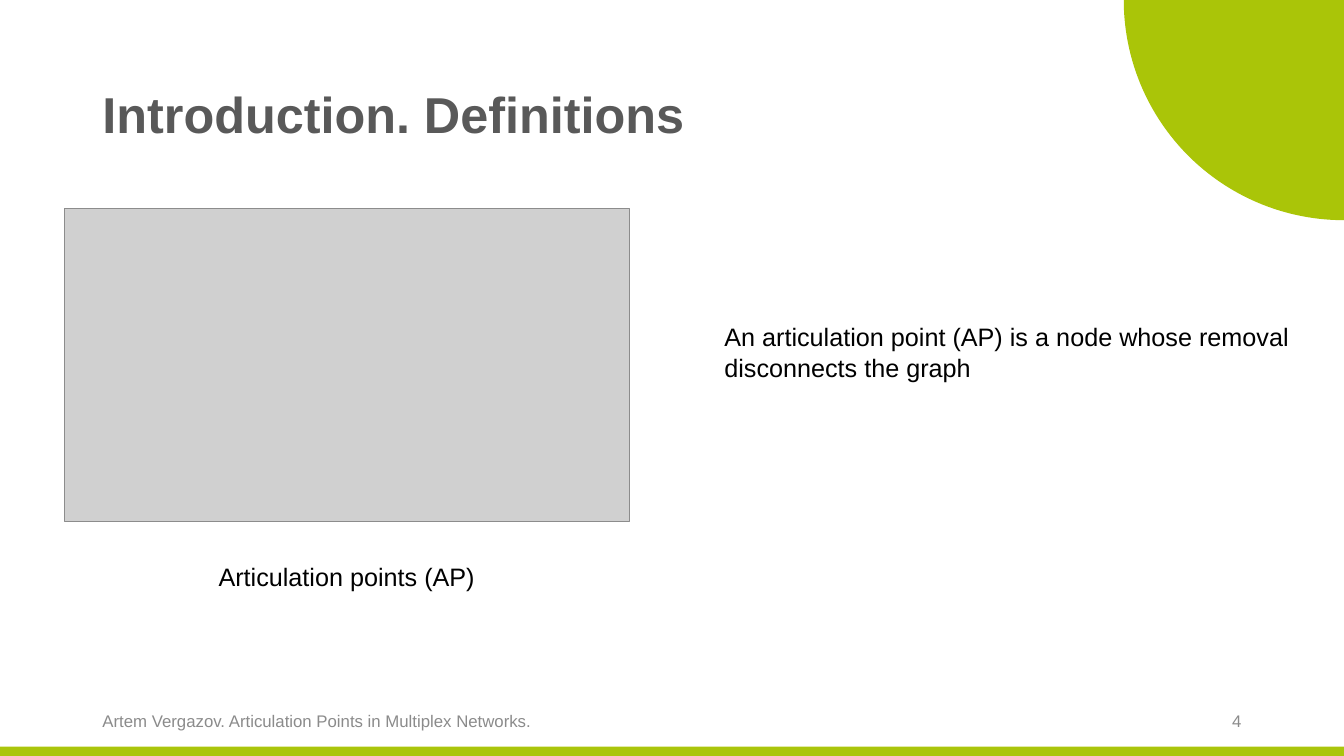
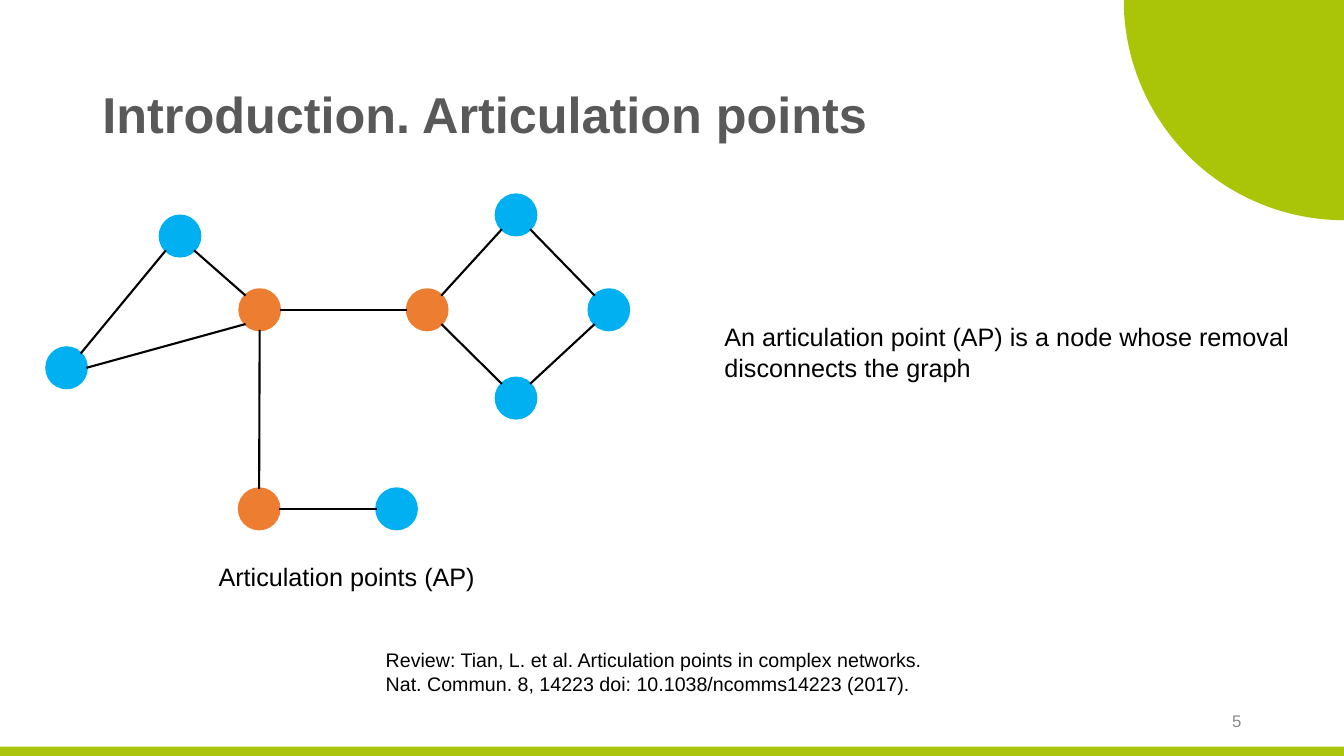
Before and after one commit to ArtemVergazov/ap_in_multiplex_networks, a slide deck: slide 5 of msc_predefense_template/Artem_Vergazov_predefense_April.pptx (slide 4 before the commit). Drawn at 1344x756 pixels with LibreOffice and Linux fonts; fonts in the diff are those of the drawing; grey boxes stand for pictures; background and template pictures are left out. Boxes give left, top, right and bottom in pixels: in the first picture for what was removed or moved away, otherwise in the second. Text is boxed around its words. In the diff, an @@ line names an element or a change of style, - is before the commit and + after.

```diff
--- a/msc_predefense_template/Artem_Vergazov_predefense_April.pptx
+++ b/msc_predefense_template/Artem_Vergazov_predefense_April.pptx
@@ title at <box>102,96,867,143</box>: text changed @@
-Introduction. Definitions
+Introduction. Articulation points
@@ picture removed at <box>65,209,630,521</box> @@
@@ ellipse added at <box>496,195,536,235</box>, fill #00B0F0, outline #00B0F0 2 pt @@
@@ ellipse added at <box>160,216,201,256</box>, fill #00B0F0, outline #00B0F0 2 pt @@
@@ line added from (502, 229) to (442, 295), #000000 1.5 pt @@
@@ line added from (595, 295) to (530, 229), #000000 1.5 pt @@
@@ line added from (166, 250) to (81, 354), #000000 1.5 pt @@
@@ line added from (246, 295) to (195, 250), #000000 1.5 pt @@
@@ ellipse added at <box>240,289,280,330</box>, fill #ED7D31, outline #ED7D31 2 pt @@
@@ ellipse added at <box>407,289,448,330</box>, fill #ED7D31, outline #ED7D31 2 pt @@
@@ ellipse added at <box>589,289,629,330</box>, fill #00B0F0, outline #00B0F0 2 pt @@
@@ line added from (246, 324) to (87, 368), #000000 1.5 pt @@
@@ line added from (407, 310) to (279, 310), #000000 1.5 pt @@
@@ line added from (502, 384) to (442, 324), #000000 1.5 pt @@
@@ line added from (530, 384) to (595, 324), #000000 1.5 pt @@
@@ ellipse added at <box>46,348,87,388</box>, fill #00B0F0, outline #00B0F0 2 pt @@
@@ line added from (260, 330) to (259, 489), #000000 1.5 pt @@
@@ ellipse added at <box>496,378,536,418</box>, fill #00B0F0, outline #00B0F0 2 pt @@
@@ ellipse added at <box>239,489,279,529</box>, fill #ED7D31, outline #ED7D31 2 pt @@
@@ line added from (377, 509) to (279, 509), #000000 1.5 pt @@
@@ ellipse added at <box>377,489,417,529</box>, fill #00B0F0, outline #00B0F0 2 pt @@
@@ text added at <box>386,652,921,695</box>, 14 pt, text #000000 @@
+Review: Tian, L. et al. Articulation points in complex networks.
+Nat. Commun. 8, 14223 doi: 10.1038/ncomms14223 (2017).
@@ text removed at <box>102,715,531,731</box> @@
-Artem Vergazov. Articulation Points in Multiplex Networks.
@@ page number at <box>1232,715,1241,727</box>: text changed @@
-4
+5
```
Also in this commit, not shown: 7 other slides changed, 15 slides added, 4 slides removed, 43 other files.
